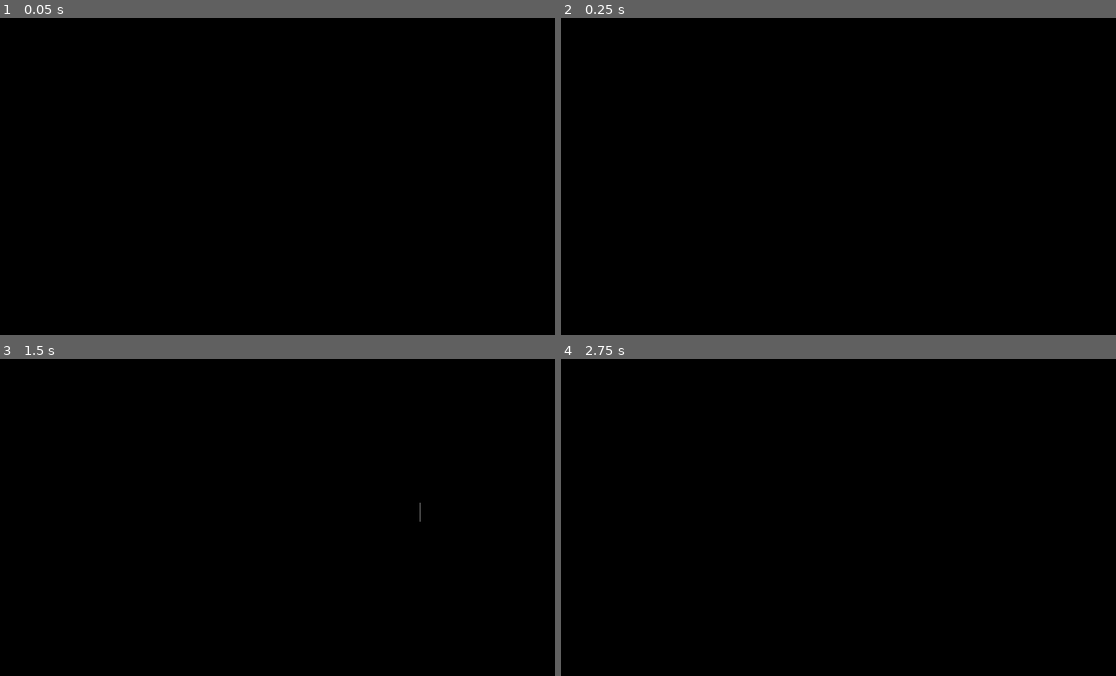
Above: before the commit, frames 1-4 (two rows, left to right).
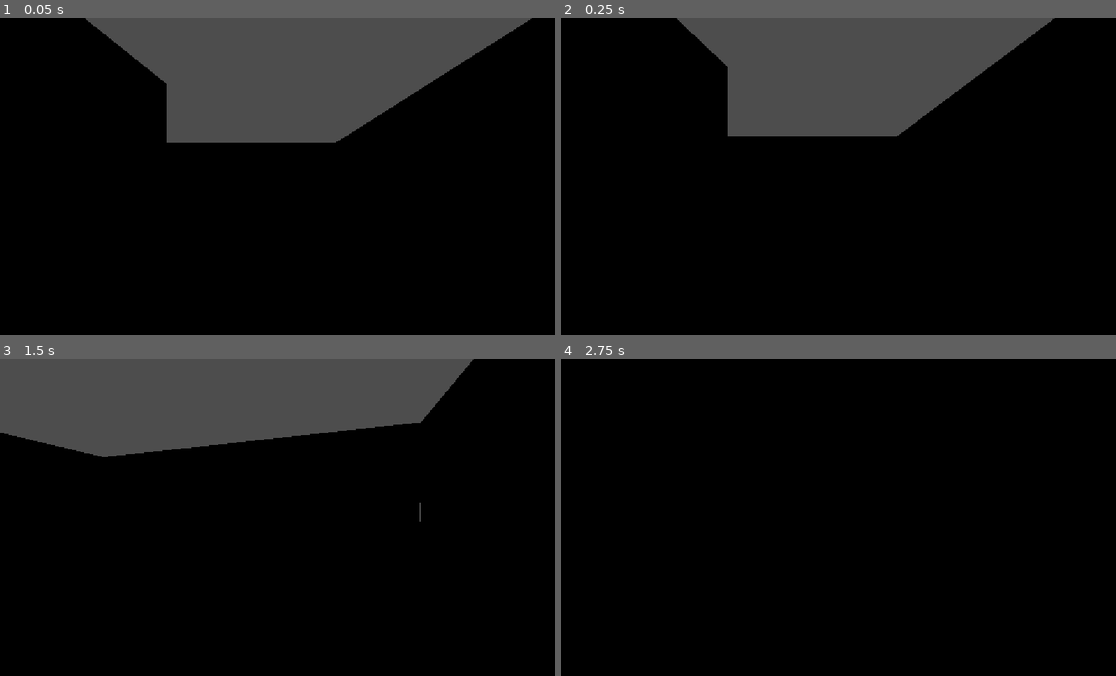
Above: after the commit, the same moments.

Repository: skueee/brackey2026
Game: Godot game, scene res://scenes/game.tscn
Same seed, same stepped clock (60 frames per second), same inputs: the game is played once before the commit and once after it.
Inputs (mouse positions are in pixels of both pictures, inside the frame that each line leads up to):
- Up to frame 1 (0.05 s): no input
- Up to frame 2 (0.25 s): no input
- Up to frame 3 (1.5 s): tap Enter (ui_accept) at 0.5, 0.77 s; move the mouse to (310, 517) at 0.52 s; hold Up (ui_up) from 0.53 s (still down); tap E (interact) at 0.6, 1.35 s; click (310, 517) at 0.67 s; move the mouse to (255, 517) at 1.27 s
- Up to frame 4 (2.75 s): keep holding Up (ui_up); tap Enter (ui_accept) at 1.52 s; move the mouse to (855, 511) at 2.02 s; tap Alt at 2.1 s; tap E (interact) at 2.3 s

The runs differ from the first frame. In frame 1, 21% of the frame differs, in the area x 15-96%, y 0-40%; in frame 2, 17%; in frame 3, 21%, in the area x 0-86%, y 0-31%; in frame 4, nothing differs.

Commit message:
Fixed doors

Diff:
--- a/scenes/door.tscn
+++ b/scenes/door.tscn
@@ -1,18 +1,29 @@
 [gd_scene format=3 uid="uid://cn0pbgffmwyav"]
 
 [ext_resource type="PackedScene" uid="uid://dr1x2a4c5es11" path="res://assets/door.glb" id="1_hpvv5"]
-[ext_resource type="Script" uid="uid://corpry0nfkuuv" path="res://scenes/door.gd" id="1_uvdjg"]
+[ext_resource type="Script" uid="uid://corpry0nfkuuv" path="res://scripts/door.gd" id="1_uvdjg"]
 
 [sub_resource type="BoxShape3D" id="BoxShape3D_mjfn4"]
-size = Vector3(1.9536743, 3.9379883, 0.5325928)
+size = Vector3(1.9804688, 3.9726563, 0.5722656)
 
-[node name="door" type="StaticBody3D" unique_id=1438206367]
+[sub_resource type="BoxShape3D" id="BoxShape3D_potab"]
+size = Vector3(0.23486328, 0.081604004, 0.107299805)
+
+[node name="Door" type="StaticBody3D" unique_id=543797862]
 collision_layer = 3
 script = ExtResource("1_uvdjg")
 
 [node name="door" parent="." unique_id=730169134 instance=ExtResource("1_hpvv5")]
-transform = Transform3D(1, 0, 0, 0, 1, 0, 0, 0, 1, 0.98560333, 0, 0)
+transform = Transform3D(1, 0, 0, 0, 1, 0, 0, 0, 1, 0.96969426, 0, 0)
 
-[node name="CollisionShape3D" type="CollisionShape3D" parent="." unique_id=489217413]
-transform = Transform3D(1, 0, 0, 0, 1, 0, 0, 0, 1, 0.9834976, 0.0041503906, -0.004211426)
+[node name="CollisionShape3D" type="CollisionShape3D" parent="." unique_id=1167524235]
+transform = Transform3D(1, 0, 0, 0, 1, 0, 0, 0, 1, 0.96969426, 0.0087890625, -0.0087890625)
 shape = SubResource("BoxShape3D_mjfn4")
+
+[node name="CollisionShape3D2" type="CollisionShape3D" parent="." unique_id=1875774928]
+transform = Transform3D(1, 0, 0, 0, 1, 0, 0, 0, 1, 1.7172712, 0.06674194, 0.33170575)
+shape = SubResource("BoxShape3D_potab")
+
+[node name="CollisionShape3D3" type="CollisionShape3D" parent="." unique_id=2024970976]
+transform = Transform3D(1, 0, 0, 0, 1, 0, 0, 0, 1, 1.7221863, 0.06674194, -0.3469804)
+shape = SubResource("BoxShape3D_potab")
--- a/scenes/game.tscn
+++ b/scenes/game.tscn
@@ -2,10 +2,27 @@
 
 [ext_resource type="PackedScene" uid="uid://dd2ddvbstoodt" path="res://scenes/map.tscn" id="1_yqjtg"]
 [ext_resource type="PackedScene" uid="uid://c74ksdhfjhvtd" path="res://scenes/player.tscn" id="2_lnu2h"]
+[ext_resource type="PackedScene" uid="uid://ql4hpth2club" path="res://scenes/main_door.tscn" id="4_iywne"]
+[ext_resource type="PackedScene" uid="uid://cn0pbgffmwyav" path="res://scenes/door.tscn" id="4_lbhrr"]
 
 [node name="Game" type="Node3D" unique_id=856012762]
 
 [node name="map" parent="." unique_id=967062836 instance=ExtResource("1_yqjtg")]
 
+[node name="ceilling" parent="map/map" parent_id_path=PackedInt32Array(967062836, 817025202) index="0" unique_id=641917325]
+visible = false
+
 [node name="Player" parent="." unique_id=528111196 instance=ExtResource("2_lnu2h")]
 transform = Transform3D(1, 0, 0, 0, 1, 0, 0, 0, 1, 2.8535767, 1.6314697, 4.8269043)
+
+[node name="ToiletDoor" parent="." unique_id=543797862 instance=ExtResource("4_lbhrr")]
+transform = Transform3D(-4.371139e-08, 0, 1, 0, 1, 0, -1, 0, -4.371139e-08, 5.6996574, 1.9136591, 2.2817588)
+
+[node name="KitchenDoor" parent="." unique_id=766028153 instance=ExtResource("4_lbhrr")]
+transform = Transform3D(-4.371139e-08, 0, 1, 0, 1, 0, -1, 0, -4.371139e-08, -5.767532, 1.8479452, -0.34703124)
+
+[node name="MainDoor" parent="." unique_id=1358464048 instance=ExtResource("4_iywne")]
+transform = Transform3D(-1, 0, -8.742278e-08, 0, 1, 0, 8.742278e-08, 0, -1, 2.98041, 2.0242095, 6.472859)
+
+[editable path="map"]
+[editable path="map/map"]
--- /dev/null
+++ b/scenes/main_door.tscn
@@ -0,0 +1,21 @@
+[gd_scene format=3 uid="uid://ql4hpth2club"]
+
+[ext_resource type="PackedScene" uid="uid://breosxps5ixtm" path="res://assets/maindoor.glb" id="1_eb4o0"]
+
+[sub_resource type="BoxShape3D" id="BoxShape3D_mjfn4"]
+size = Vector3(2.098877, 4.013672, 0.46176147)
+
+[sub_resource type="BoxShape3D" id="BoxShape3D_dnlm0"]
+size = Vector3(0.2355957, 0.0625, 0.107788086)
+
+[node name="MainDoor" type="StaticBody3D" unique_id=1358464048]
+
+[node name="maindoor" parent="." unique_id=118913933 instance=ExtResource("1_eb4o0")]
+
+[node name="CollisionShape3D" type="CollisionShape3D" parent="." unique_id=847627851]
+transform = Transform3D(1, 0, 0, 0, 1, 0, 0, 0, 1, -0.00012207031, -0.020507813, 0.10826111)
+shape = SubResource("BoxShape3D_mjfn4")
+
+[node name="CollisionShape3D2" type="CollisionShape3D" parent="." unique_id=558959826]
+transform = Transform3D(1, 0, 0, 0, 1, 0, 0, 0, 1, 0.7484603, -0.059443593, 0.3932495)
+shape = SubResource("BoxShape3D_dnlm0")
--- a/scenes/maindoor.tscn
+++ /dev/null
@@ -1,14 +0,0 @@
-[gd_scene format=3 uid="uid://ci386c5qtjhjb"]
-
-[ext_resource type="PackedScene" uid="uid://breosxps5ixtm" path="res://assets/maindoor.glb" id="1_eu7je"]
-
-[sub_resource type="BoxShape3D" id="BoxShape3D_mjfn4"]
-size = Vector3(2.1299438, 4.014099, 0.4533081)
-
-[node name="maindoor" type="StaticBody3D" unique_id=1996576576]
-
-[node name="maindoor" parent="." unique_id=118913933 instance=ExtResource("1_eu7je")]
-
-[node name="CollisionShape3D" type="CollisionShape3D" parent="." unique_id=707035266]
-transform = Transform3D(1, 0, 0, 0, 1, 0, 0, 0, 1, -0.001373291, -0.031585693, 0.1031189)
-shape = SubResource("BoxShape3D_mjfn4")
--- a/scenes/map.tscn
+++ b/scenes/map.tscn
@@ -1,8 +1,6 @@
 [gd_scene format=3 uid="uid://dd2ddvbstoodt"]
 
 [ext_resource type="PackedScene" uid="uid://c6otbyxk1lx2u" path="res://assets/map.glb" id="1_gldc4"]
-[ext_resource type="PackedScene" uid="uid://breosxps5ixtm" path="res://assets/maindoor.glb" id="2_0cso3"]
-[ext_resource type="PackedScene" uid="uid://dr1x2a4c5es11" path="res://assets/door.glb" id="3_2klcf"]
 
 [sub_resource type="BoxShape3D" id="BoxShape3D_mjfn4"]
 size = Vector3(1.2099609, 4.017334, 0.40551758)
@@ -133,12 +131,3 @@
 [node name="floor" type="CollisionShape3D" parent="." unique_id=190182168]
 transform = Transform3D(1, 0, 0, 0, 1, 0, 0, 0, 1, -0.8111267, -0.39074707, 0.42904663)
 shape = SubResource("BoxShape3D_potab")
-
-[node name="MainDoor" parent="." unique_id=118913933 instance=ExtResource("2_0cso3")]
-transform = Transform3D(-1, 0, 5.323755e-05, 0, 1, 0, -5.323755e-05, 0, -1, 2.959011, 1.989678, 6.4381585)
-
-[node name="DoorToilets" parent="." unique_id=730169134 instance=ExtResource("3_2klcf")]
-transform = Transform3D(-4.371139e-08, 0, 1, 0, 1, 0, -1, 0, -4.371139e-08, 5.7072325, 1.9373175, 1.2977295)
-
-[node name="DoorKitchen" parent="." unique_id=1220066824 instance=ExtResource("3_2klcf")]
-transform = Transform3D(-4.371139e-08, 0, 1, 0, 1, 0, -1, 0, -4.371139e-08, -5.8119535, 1.9504079, -1.3432388)
--- a/scenes/door.gd
+++ b/scripts/door.gd
@@ -6,7 +6,6 @@
 var tween: Tween
 
 func interact():
-	open = !open
 
 	var target_y = deg_to_rad(open_angle) if open else 0.0
 
@@ -15,7 +14,9 @@
 
 	tween = create_tween()
 
-	tween.set_ease(Tween.EASE_OUT)
+	tween.set_ease(Tween.EASE_IN)
 	tween.set_trans(Tween.TRANS_QUAD)
 
 	tween.tween_property(self, "rotation:y", target_y, 0.8)
+
+	open = !open
--- a/scripts/player.gd
+++ b/scripts/player.gd
@@ -47,11 +47,8 @@
 func _process(delta):
 	%InteractText.hide()
 	if %InteractionCast.is_colliding():
-		print("I see something !")
 		var target = %InteractionCast.get_collider()
 		if target.has_method("interact"):
-			("I can interact !")
 			%InteractText.show()
 			if Input.is_action_just_pressed("interact"):
-				print("Here we go, I interacted")
 				target.interact()
Binary file changed: assets/door.glb
Renamed: scenes/door.gd.uid -> scripts/door.gd.uid
Not shown, changed: blender/door.blend
Not shown, changed: blender/door.blend1
